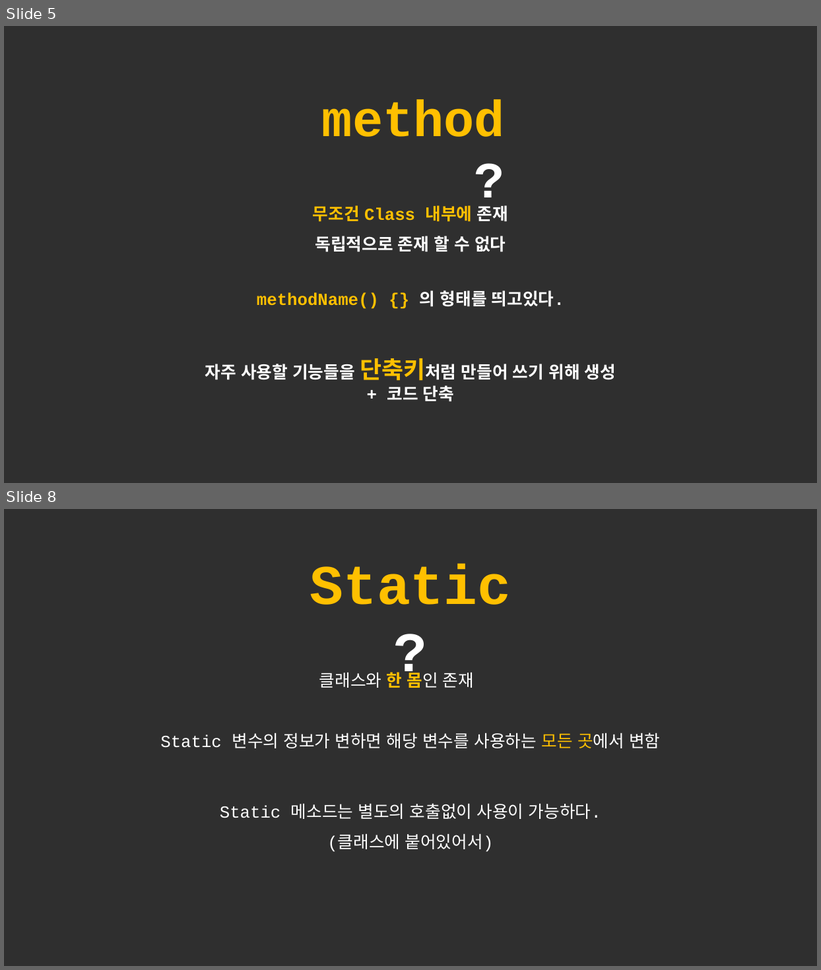
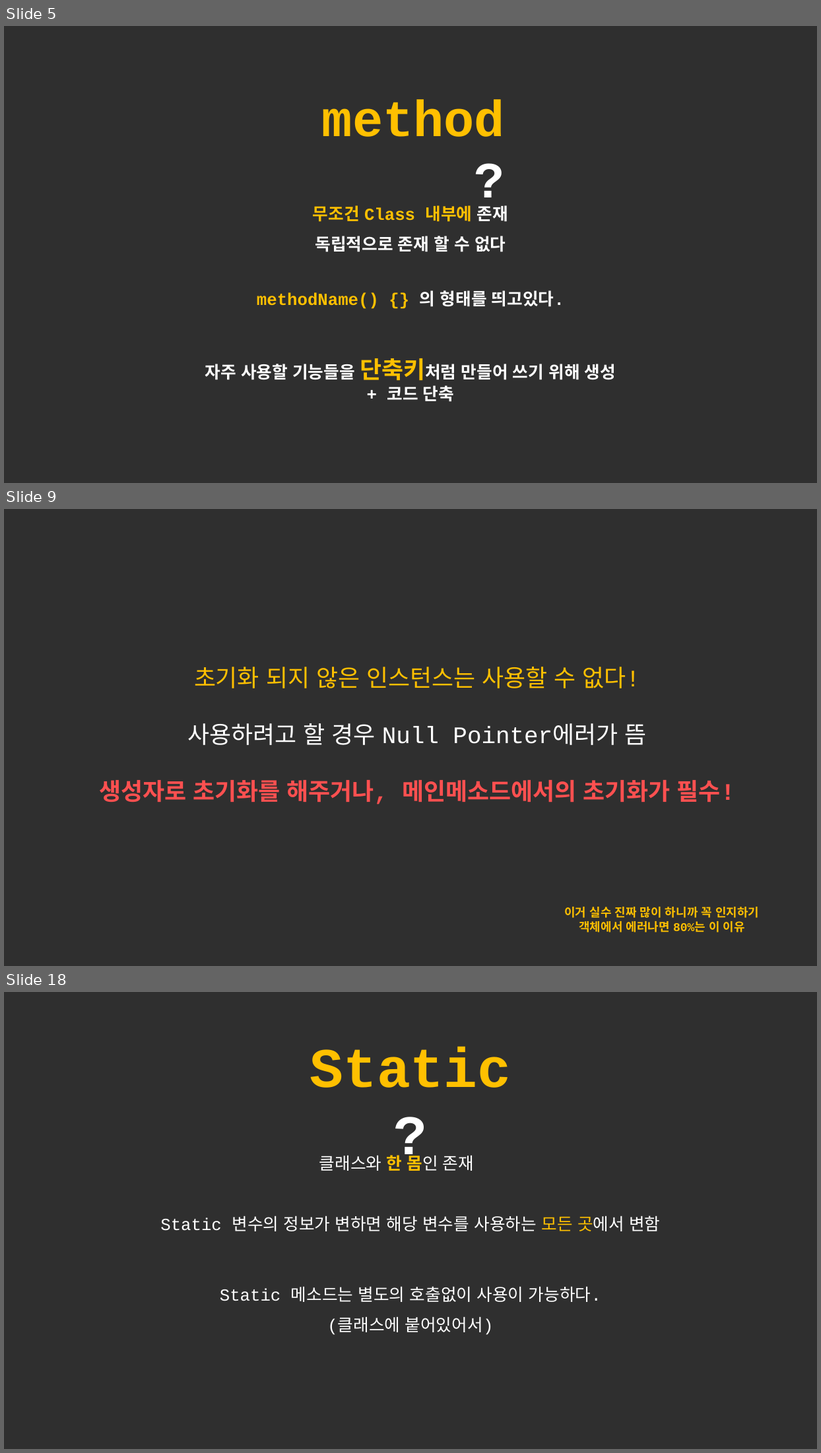
Before and after one commit to forwdevel/Full-Stack, a slide deck: 객체이론정리.pptx. Shown one above the other, each under a label of ours: slides 5 and 8 before the commit, slides 5, 9 and 18 after it; the slides between them are not shown. The pictures are 821x970 and 821x1453 pixels, drawn with LibreOffice and Linux fonts; fonts in the diff are those of the drawing. Boxes give left, top, right and bottom in pixels: in the first picture for what was removed or moved away, otherwise in the second. Text is boxed around its words. In the diff, an @@ line names an element or a change of style, - is before the commit and + after.

```diff
--- a/객체이론정리.pptx
+++ b/객체이론정리.pptx
@@ slide 9 added at <box>4,509,817,966</box>, background #2F2F2F @@
@@ text added at <box>99,667,735,805</box>, 28 pt, text #FF5050 @@
+초기화 되지 않은 인스턴스는 사용할 수 없다!
+사용하려고 할 경우 Null Pointer에러가 뜸
+생성자로 초기화를 해주거나, 메인메소드에서의 초기화가 필수!
@@ text added at <box>564,907,759,933</box>, 14 pt, text #FFC000, bold @@
+이거 실수 진짜 많이 하니까 꼭 인지하기
+객체에서 에러나면 80%는 이 이유
@@ what was slide 8 is now slide 18 @@
```
Also in this commit, not shown: 2 slides changed, 9 other slides added, 1 slide removed.
